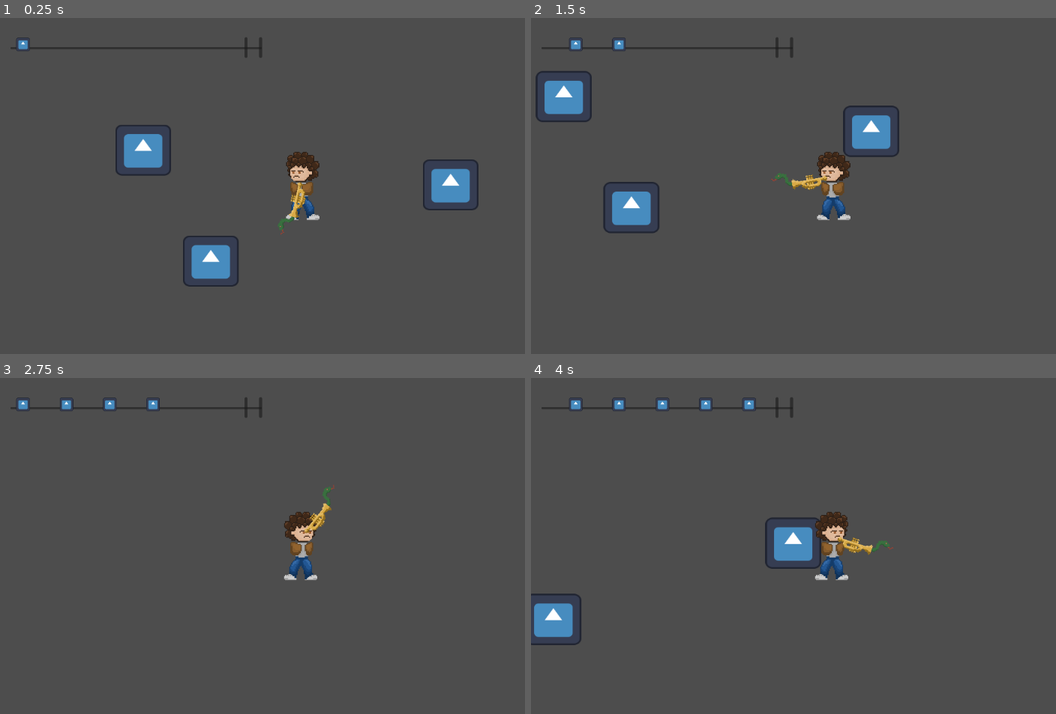
Above: before the commit, frames 1-4 (two rows, left to right).
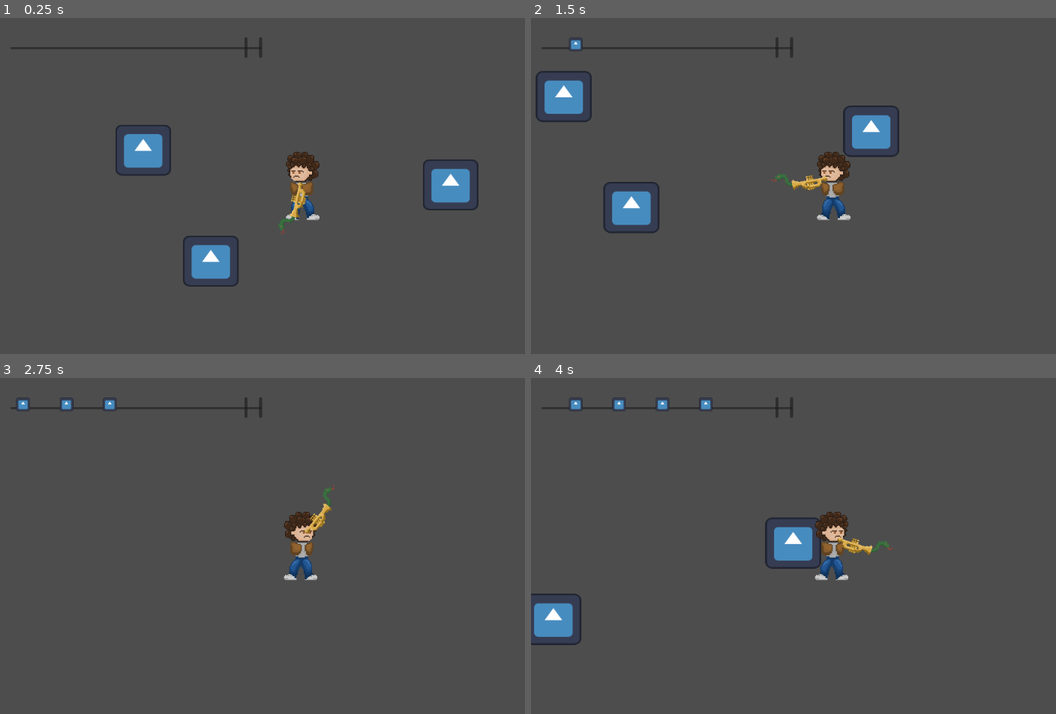
Above: after the commit, the same moments.

Repository: ArnoBidet/Beat-Bounty-Tape-Odyssey
Game: Godot game, scene res://main_scene.tscn
Two runs of this game, one before a commit and one after it. Both use one fixed random seed, a clock stepped at 60 frames per second and the inputs below. The engine's default icon, where the game draws it, is replaced by a stand-in: a white triangle on a blue panel in a dark square.
Inputs (mouse positions are in pixels of both pictures, inside the frame that each line leads up to):
- Up to frame 1 (0.25 s): no input
- Up to frame 2 (1.5 s): move the mouse to (961, 169) at 0.52 s; hold D (right) 0.53-1.28 s; click (961, 169) at 0.6 s; move the mouse to (709, 202) at 1.27 s; hold S (down) from 1.28 s (still down); click (709, 202) at 1.35 s
- Up to frame 3 (2.75 s): move the mouse to (357, 472) at 2.02 s; release S (down) at 2.03 s; hold D (right) from 2.03 s (still down); click (357, 472) at 2.1 s
- Up to frame 4 (4 s): move the mouse to (798, 613) at 2.77 s; release D (right) at 2.78 s; hold W (up) 2.78-3.53 s; click (798, 613) at 2.85 s; move the mouse to (1008, 596) at 3.52 s; hold A (left) from 3.53 s (still down); click (1008, 596) at 3.6 s

The runs differ from the first frame. In frame 1, 0.2% of the frame differs, in the area x 3-59%, y 5-65%; in frame 2, 0.2%, in the area x 3-57%, y 5-52%; in frame 3, 0.2%; in frame 4, 0.2%.

Commit message:
fix: last changes to the first POC

Diff:
--- a/POC/HUD.gd
+++ b/POC/HUD.gd
@@ -3,7 +3,8 @@
 var n = 0
 
 func _process(delta):
-	if( n%50 == 0):
+	if( n == 50):
+		n=0
 		var note1 = preload("res://note.tscn").instantiate()
 		add_child(note1)
 	n+=1
--- a/POC/main_scene.tscn
+++ b/POC/main_scene.tscn
@@ -8,6 +8,7 @@
 [node name="player" parent="." instance=ExtResource("1_qcgbi")]
 top_level = true
 position = Vector2(571, 315)
+scale = Vector2(0.2, 0.19908)
 
 [node name="crate" parent="." instance=ExtResource("2_57edr")]
 position = Vector2(223, 203)
--- a/POC/player.gd
+++ b/POC/player.gd
@@ -12,11 +12,7 @@
 	bullet_instance.global_position = $Weapon/Muzzle.global_position
 
 
-func Canshoot():
-	canShoot = not canShoot
-
 func _physics_process(delta):
-	var note = get_node("res://note.tscn")
 	#note.CanShoot.connect(Canshoot)
 
 	var target_position = get_global_mouse_position()
--- a/POC/weapon.tscn
+++ b/POC/weapon.tscn
@@ -1,17 +1,24 @@
-[gd_scene load_steps=5 format=3 uid="uid://d4hrkc7dajgjx"]
+[gd_scene load_steps=6 format=3 uid="uid://d4hrkc7dajgjx"]
 
 [ext_resource type="Texture2D" uid="uid://n2fhtqpp2dyx" path="res://trumpet.png" id="1_bt5uo"]
 [ext_resource type="Script" path="res://weapon.gd" id="2_dgscq"]
 
-[sub_resource type="AtlasTexture" id="AtlasTexture_u008v"]
+[sub_resource type="AtlasTexture" id="AtlasTexture_cgvwv"]
 atlas = ExtResource("1_bt5uo")
-region = Rect2(0, 0, 640, 310)
+region = Rect2(0, 0, 640, 300)
+
+[sub_resource type="AtlasTexture" id="AtlasTexture_8y4g0"]
+atlas = ExtResource("1_bt5uo")
+region = Rect2(0, 300, 640, 300)
 
 [sub_resource type="SpriteFrames" id="SpriteFrames_vjqyv"]
 animations = [{
 "frames": [{
 "duration": 1.0,
-"texture": SubResource("AtlasTexture_u008v")
+"texture": SubResource("AtlasTexture_cgvwv")
+}, {
+"duration": 1.0,
+"texture": SubResource("AtlasTexture_8y4g0")
 }],
 "loop": true,
 "name": &"default",
